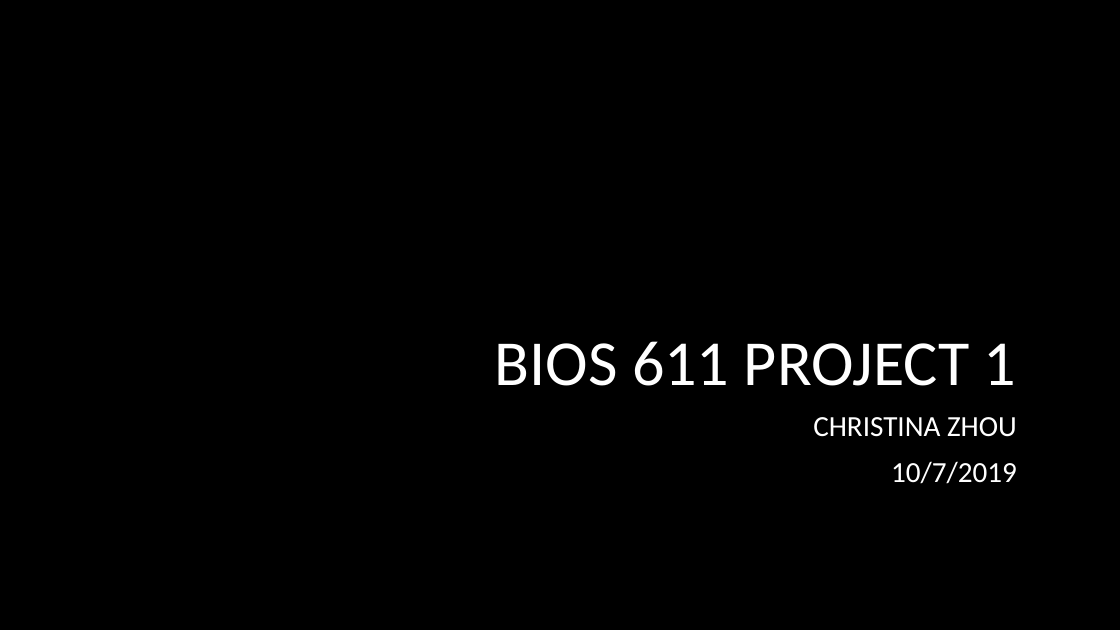
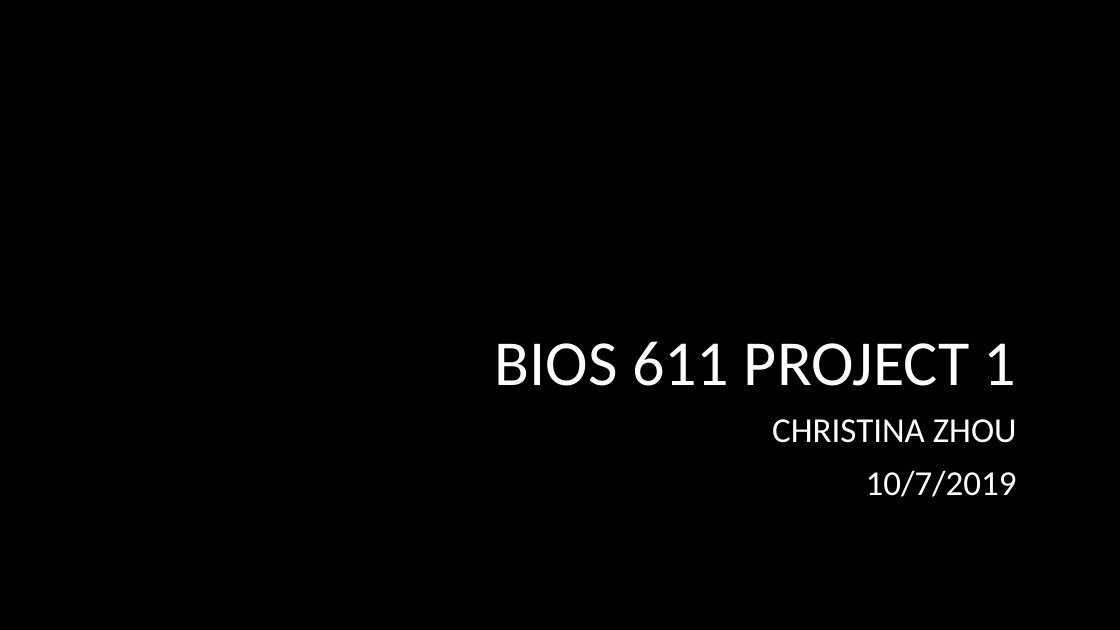
Before and after one commit to datasci611/bios611-projects-fall-2019-cwzhou, a slide deck: slide 1 of project_1/scripts/BIOS611_Project1_slides.pptx. Drawn at 1120x630 pixels with LibreOffice and Linux fonts; fonts in the diff are those of the drawing; background and template pictures are left out. Boxes give left, top, right and bottom in pixels: in the first picture for what was removed or moved away, otherwise in the second. Text is boxed around its words. In the diff, an @@ line names an element or a change of style, - is before the commit and + after.

Commit message:
Project 1

```diff
--- a/project_1/scripts/BIOS611_Project1_slides.pptx
+++ b/project_1/scripts/BIOS611_Project1_slides.pptx
@@ subtitle "CHRISTINA ZHOU" at (772,419,1017,497): size 25 to 30 pt @@
```
Also in this commit, not shown: 5 other slides changed, 1 other file.
